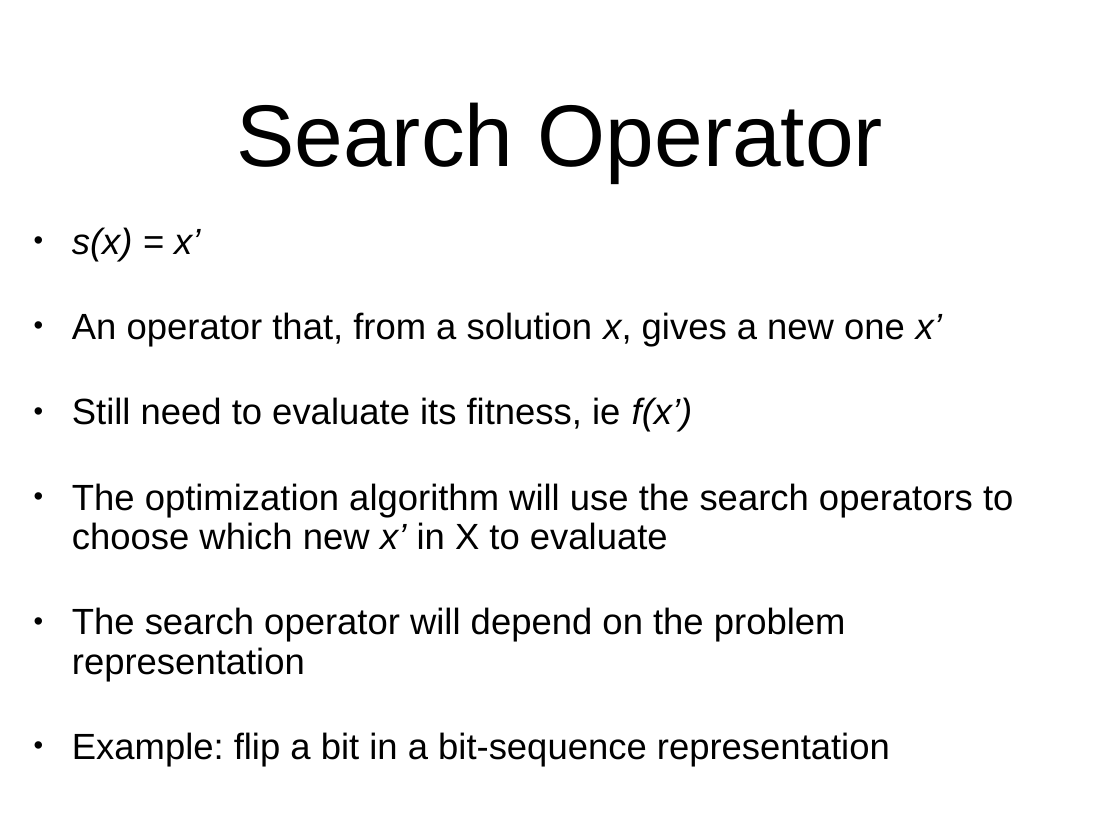
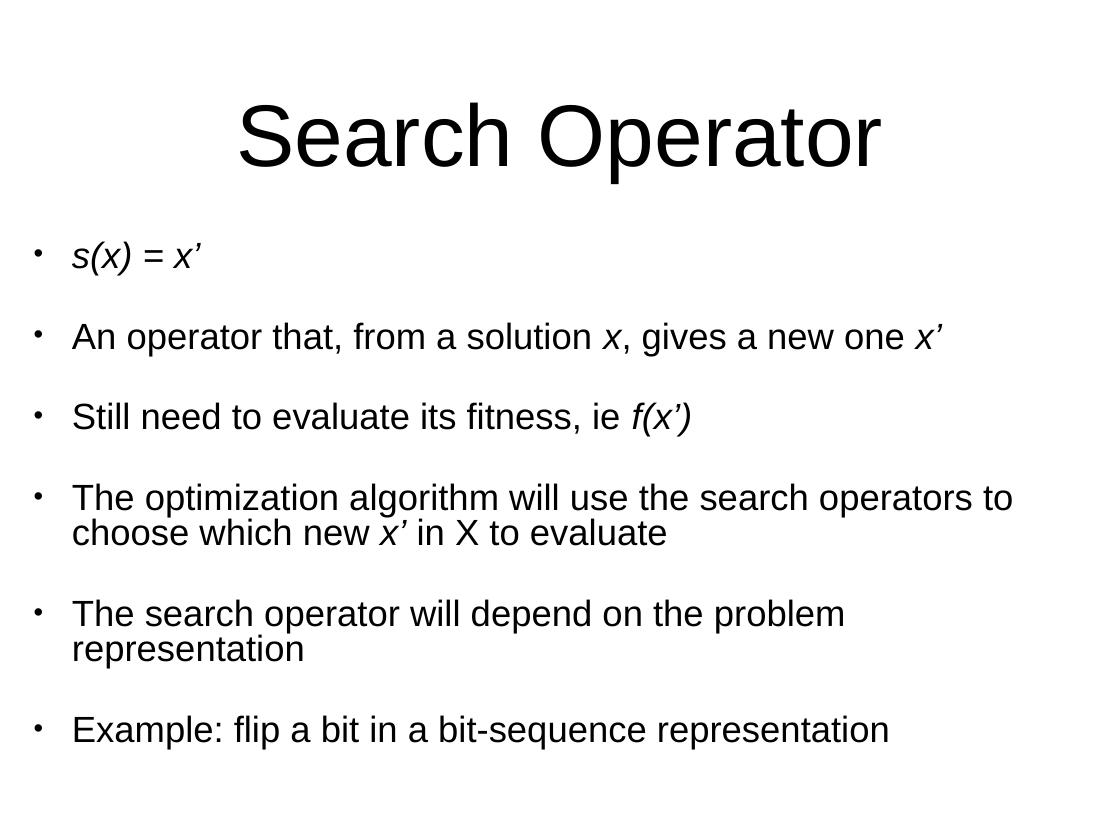
Before and after one commit to arcuri82/algorithms, a slide deck: slide 13 of docs/slides/10/10_optimization.pptx. Drawn at 1120x840 pixels with LibreOffice and Linux fonts; fonts in the diff are those of the drawing. Boxes give left, top, right and bottom in pixels: in the first picture for what was removed or moved away, otherwise in the second. Text is boxed around its words. In the diff, an @@ line names an element or a change of style, - is before the commit and + after.

```diff
--- a/docs/slides/10/10_optimization.pptx
+++ b/docs/slides/10/10_optimization.pptx
@@ text "s(x) = x’" at [72,241,1013,750]: line spacing 0.9 to 0.8 @@
```
Also in this commit, not shown: 3 other slides changed, 3 slides added, 2 other files.
